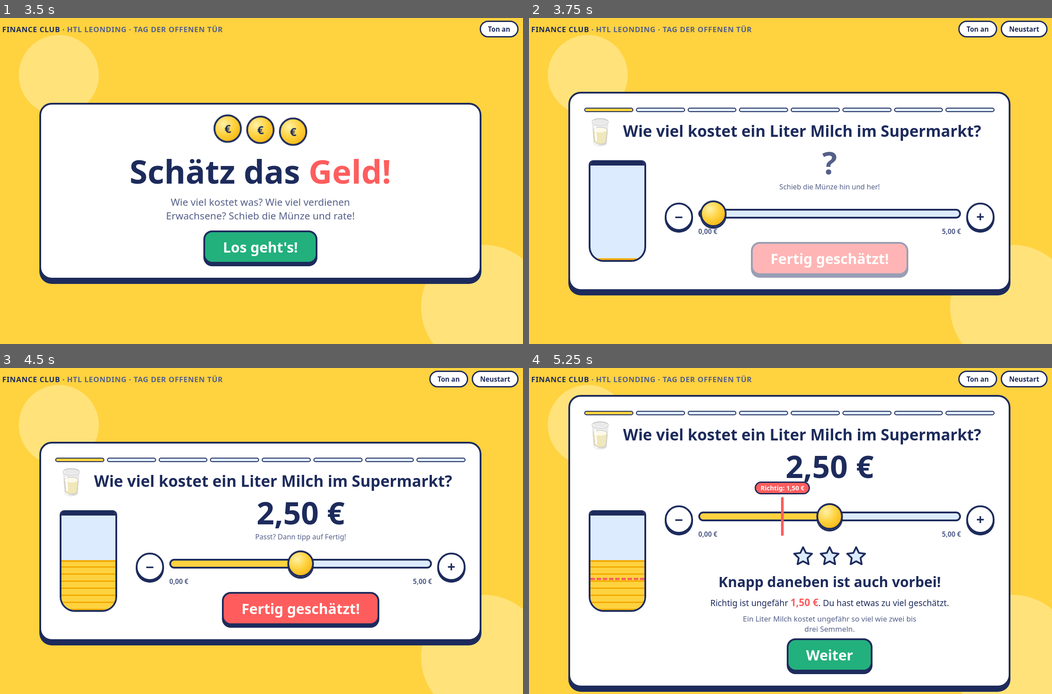
Above: before the commit, frames 1-4 (two rows, left to right).
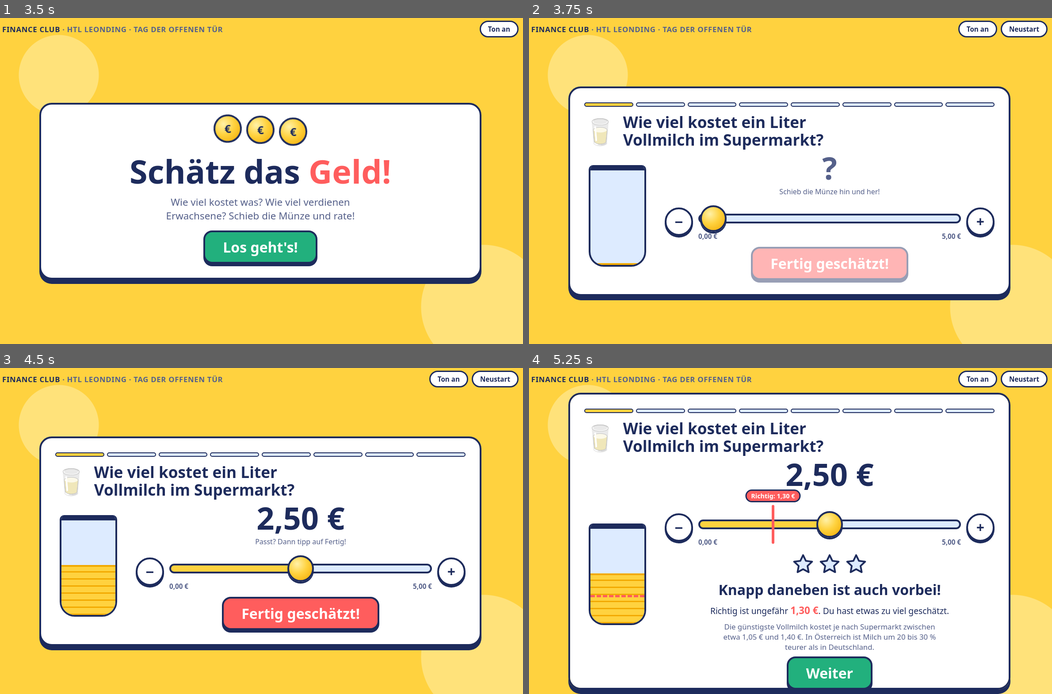
Above: after the commit, the same moments.

Repository: NicoBramelHTL/financeClubSchaetzspiel
Game: browser game, page index.html
The game is run twice, just before and just after one commit, with the same random seed, the same clock (stepped at 60 frames per second) and the same inputs.
Inputs (mouse positions are in pixels of both pictures, inside the frame that each line leads up to; where the layout moved, square brackets give the same spot in the first picture):
- Up to frame 1 (3.5 s): click (62, 47) at 0.27 s; click (62, 53) at 1.07 s; click "Ton an" at 1.27 s; click (36, 40) at 1.67 s; click "Los geht's!" at 1.87 s; click (88, 37) at 2.27 s; click "Neustart" at 2.47 s; click (83, 60) at 2.87 s; click "Ton aus" at 3.07 s; click (26, 63) at 3.47 s
- Up to frame 2 (3.75 s): click "Los geht's!" at 3.67 s
- Up to frame 3 (4.5 s): click (62, 384) at 4.07 s; click (298, 570) [298, 563] at 4.27 s
- Up to frame 4 (5.25 s): click (628, 400) at 4.67 s; click "Fertig geschätzt!" at 4.87 s

Frame 1 is identical in both runs. In frame 2, 14% of the frame differs, in the area x 7-93%, y 21-87%; in frame 3, 15%; in frame 4, 17%, in the area x 7-93%, y 7-100%.

Commit message:
Fragen und Antworten mit Quellen für Österreich prüfen
Antworten an aktuelle Daten angepasst (Eis, Milch, Taschengeld, Netto-
Gehalt, Haushaltsausgaben, Weihnachten), Semmel auf Supermarktpreis und
Neuwagen auf Gebrauchtwagen umgestellt, Quellen im README ergänzt.

Diff:
--- a/js/questions.js
+++ b/js/questions.js
@@ -1,19 +1,19 @@
 // Fragen-Pool für "Schätz das Geld!". Pro Runde werden zufällig ROUNDS Fragen gezogen (siehe js/game.js).
 // Felder: emoji, q (Frage), min/max/step (Schieberegler), unit ("€", "g", "Std." oder "year"), answer, fact.
-// Zahlen für Österreich, gerundete Richtwerte (Stand ca. 2024/25). Vor dem Einsatz gegenprüfen!
+// Zahlen für Österreich, gerundet. Quellen und Stand siehe README.md ("Quellen").
 window.QUESTIONS = [
-  { emoji: "🍦", q: "Wie viel kostet eine Kugel Eis in der Eisdiele?", min: 0, max: 5, step: 0.1, unit: "€", answer: 2,
-    fact: "Vor 20 Jahren hat eine Kugel oft nur 70 Cent gekostet. Dass Dinge mit der Zeit teurer werden, nennt man Inflation." },
+  { emoji: "🍦", q: "Wie viel kostet eine Kugel Eis in der Eisdiele?", min: 0, max: 5, step: 0.1, unit: "€", answer: 2.2,
+    fact: "In Linz kostet eine Kugel im Schnitt sogar 2,30 €. 2020 waren es in Österreich noch rund 1,65 €. Dass Dinge mit der Zeit teurer werden, nennt man Inflation." },
   { emoji: "🥖", q: "Wie viel kostet eine Leberkässemmel?", min: 0, max: 10, step: 0.1, unit: "€", answer: 3.5,
-    fact: "Fleisch, Gebäck, Strom und die Löhne der Mitarbeiter sind teurer geworden, darum steigt auch der Preis der Leberkässemmel." },
-  { emoji: "🥐", q: "Wie viel kostet eine Semmel beim Bäcker?", min: 0, max: 3, step: 0.05, unit: "€", answer: 0.6,
-    fact: "Im Supermarkt gibt es Semmeln oft schon um rund 30 Cent, beim Bäcker zahlt man etwa das Doppelte." },
+    fact: "Je nach Geschäft zahlt man zwischen etwa 2,50 € und 4,65 €. Fleisch, Gebäck, Strom und Löhne bestimmen den Preis." },
+  { emoji: "🥐", q: "Wie viel kostet eine Semmel im Supermarkt?", min: 0, max: 2, step: 0.05, unit: "€", answer: 0.35,
+    fact: "Beim Diskonter gibt es Semmeln schon um 15 Cent, beim Bäcker zahlt man bis zu 90 Cent. Vergleichen lohnt sich!" },
   { emoji: "🎬", q: "Wie viel kostet ein Kinoticket?", min: 0, max: 30, step: 0.5, unit: "€", answer: 11,
-    fact: "Mit Popcorn und Getränk wird ein Kinobesuch schnell doppelt so teuer." },
-  { emoji: "🥛", q: "Wie viel kostet ein Liter Milch im Supermarkt?", min: 0, max: 5, step: 0.1, unit: "€", answer: 1.5,
-    fact: "Ein Liter Milch kostet ungefähr so viel wie zwei bis drei Semmeln." },
-  { emoji: "🐷", q: "Wie viel Taschengeld bekommt ein 10-jähriges Kind im Monat?", min: 0, max: 60, step: 1, unit: "€", answer: 20,
-    fact: "Für 10-Jährige sind etwa 4 bis 5 € pro Woche üblich. Wer einen Teil spart, kann sich später etwas Größeres kaufen." },
+    fact: "Mit Popcorn und Getränk geben Österreicherinnen und Österreicher im Schnitt rund 20 € pro Kinobesuch aus." },
+  { emoji: "🥛", q: "Wie viel kostet ein Liter Vollmilch im Supermarkt?", min: 0, max: 5, step: 0.1, unit: "€", answer: 1.3,
+    fact: "Die günstigste Vollmilch kostet je nach Supermarkt zwischen etwa 1,05 € und 1,40 €. In Österreich ist Milch um 20 bis 30 % teurer als in Deutschland." },
+  { emoji: "🐷", q: "Wie viel Taschengeld bekommt ein 10-jähriges Kind im Monat?", min: 0, max: 50, step: 1, unit: "€", answer: 12,
+    fact: "Für 10- bis 12-Jährige werden in Österreich 8 bis 14 € pro Monat empfohlen. Wer einen Teil spart, kann sich später etwas Größeres kaufen." },
   { emoji: "🪙", q: "Du legst jeden Tag 1 € in dein Sparschwein. Wie viel hast du nach einem Jahr?", min: 0, max: 1000, step: 5, unit: "€", answer: 365,
     fact: "Ein Jahr hat 365 Tage, also 365 €. Kleine Beträge werden mit der Zeit richtig viel!" },
   { emoji: "⚖️", q: "Wie viel wiegt eine 1-Euro-Münze?", min: 0, max: 20, step: 0.5, unit: "g", answer: 7.5,
@@ -21,15 +21,15 @@
   { emoji: "📅", q: "In welchem Jahr gab es in Österreich zum ersten Mal Euro-Scheine und -Münzen?", min: 1960, max: 2025, step: 1, unit: "year", answer: 2002,
     fact: "Am 1. Jänner 2002 kam das Euro-Bargeld. Vorher hat man in Österreich mit dem Schilling bezahlt." },
   { emoji: "⏰", q: "Wie viele Stunden pro Woche arbeitet ein Erwachsener mit Vollzeitjob?", min: 0, max: 80, step: 1, unit: "Std.", answer: 40,
-    fact: "Meistens sind es 38,5 bis 40 Stunden, also rund 8 Stunden an 5 Tagen. Das ist länger als ein Schultag!" },
-  { emoji: "💼", q: "Wie viel Geld bekommt ein Erwachsener mit Vollzeitjob im Monat aufs Konto?", min: 0, max: 8000, step: 50, unit: "€", answer: 2500,
-    fact: "Verdient werden im Schnitt etwa 3.600 € brutto. Nach Steuern und Sozialversicherung bleiben rund 2.500 € netto. Und in Österreich gibt es das Gehalt 14-mal im Jahr: Urlaubs- und Weihnachtsgeld kommen dazu!" },
+    fact: "Laut Gesetz sind 40 Stunden die normale Arbeitszeit, also 8 Stunden an 5 Tagen. In manchen Branchen sind es 38,5 Stunden. Das ist länger als ein Schultag!" },
+  { emoji: "💼", q: "Wie viel Geld bekommt ein Erwachsener mit Vollzeitjob im Monat aufs Konto?", min: 0, max: 8000, step: 50, unit: "€", answer: 2700,
+    fact: "Die Hälfte der Vollzeit-Beschäftigten verdient mehr als rund 4.000 € brutto im Monat. Nach Steuern und Sozialversicherung bleiben davon etwa 2.700 € netto. Und in Österreich gibt es das Gehalt 14-mal im Jahr: Urlaubs- und Weihnachtsgeld kommen dazu!" },
   { emoji: "💻", q: "Wie viel verdient jemand direkt nach der HTL im ersten Job im Monat (brutto)?", min: 0, max: 8000, step: 50, unit: "€", answer: 3000,
-    fact: "Mit HTL-Abschluss startet man in der Technik oder IT oft mit rund 3.000 € brutto im Monat, und das 14-mal im Jahr." },
-  { emoji: "🏠", q: "Wie viel Geld gibt eine Familie (ein Haushalt) in Österreich im ganzen Jahr aus?", min: 0, max: 100000, step: 500, unit: "€", answer: 42000,
-    fact: "Das sind rund 3.500 € pro Monat. Am meisten Geld geht für Wohnen und Energie drauf, danach kommen Verkehr und Essen." },
-  { emoji: "🚗", q: "Wie viel kostet ein neues Auto im Durchschnitt?", min: 0, max: 100000, step: 500, unit: "€", answer: 40000,
-    fact: "Ein neues Auto kostet im Schnitt etwa 40.000 €. Dafür müsste man ungefähr 16 Monate lang das ganze Netto-Gehalt sparen." },
-  { emoji: "🎁", q: "Wie viel Geld gibt ein Erwachsener in Österreich für Weihnachtsgeschenke aus?", min: 0, max: 1000, step: 10, unit: "€", answer: 350,
-    fact: "Im Schnitt sind es rund 350 € pro Person. Gutscheine, Spielzeug und Bücher sind am beliebtesten." },
+    fact: "Mit HTL-Abschluss startet man oft mit rund 2.900 bis 3.150 € brutto im Monat, und das 14-mal im Jahr. Technik-Fachkräfte werden dringend gesucht!" },
+  { emoji: "🏠", q: "Wie viel Geld gibt eine Familie (ein Haushalt) in Österreich im ganzen Jahr aus?", min: 0, max: 100000, step: 500, unit: "€", answer: 50000,
+    fact: "Das sind rund 4.170 € pro Monat. Am meisten Geld geht fürs Wohnen drauf (etwa 1.100 € im Monat), danach kommt Verkehr, also Auto, Öffis und Tanken." },
+  { emoji: "🚗", q: "Wie viel kostet ein gebrauchtes Auto im Durchschnitt?", min: 0, max: 80000, step: 500, unit: "€", answer: 28000,
+    fact: "Ein Gebrauchtwagen kostet in Österreich im Schnitt rund 28.000 €. Wer ein neues Auto auf Raten kauft, zahlt dafür im Schnitt 443 € pro Monat." },
+  { emoji: "🎁", q: "Wie viel Geld gibt ein Erwachsener in Österreich für Weihnachtsgeschenke aus?", min: 0, max: 1000, step: 10, unit: "€", answer: 390,
+    fact: "Im Schnitt sind es rund 390 € pro Person. Gutscheine, Spielzeug und Bücher sind am beliebtesten." },
 ];
--- a/sw.js
+++ b/sw.js
@@ -1,6 +1,6 @@
 // Cacht alle Spieldateien, damit das Spiel am Stand auch ohne WLAN läuft.
 // Nach Änderungen an Dateien die Versionsnummer erhöhen.
-const CACHE = "schaetz-das-geld-v2";
+const CACHE = "schaetz-das-geld-v3";
 const FILES = [
   "./",
   "index.html",
